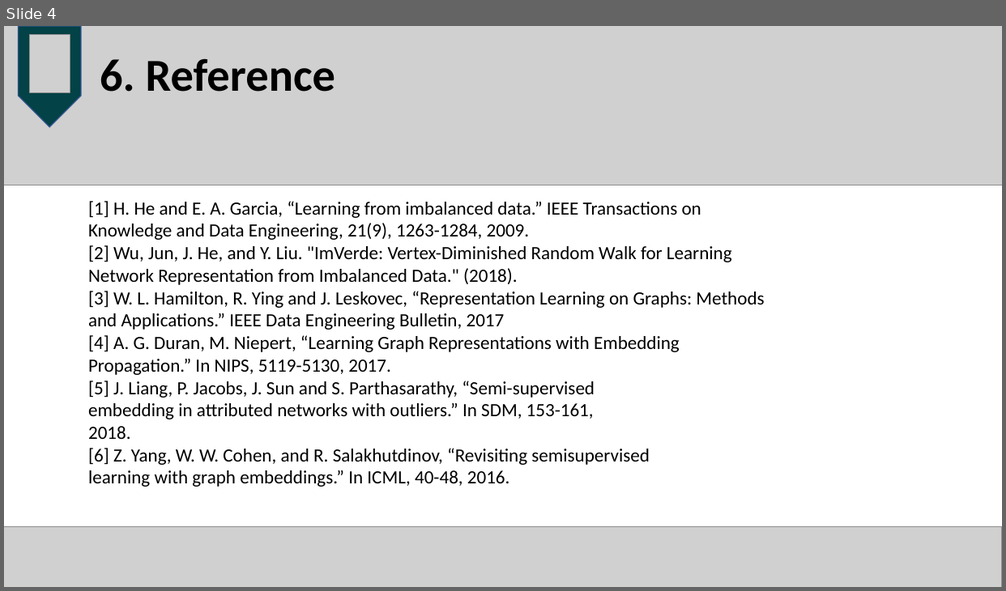
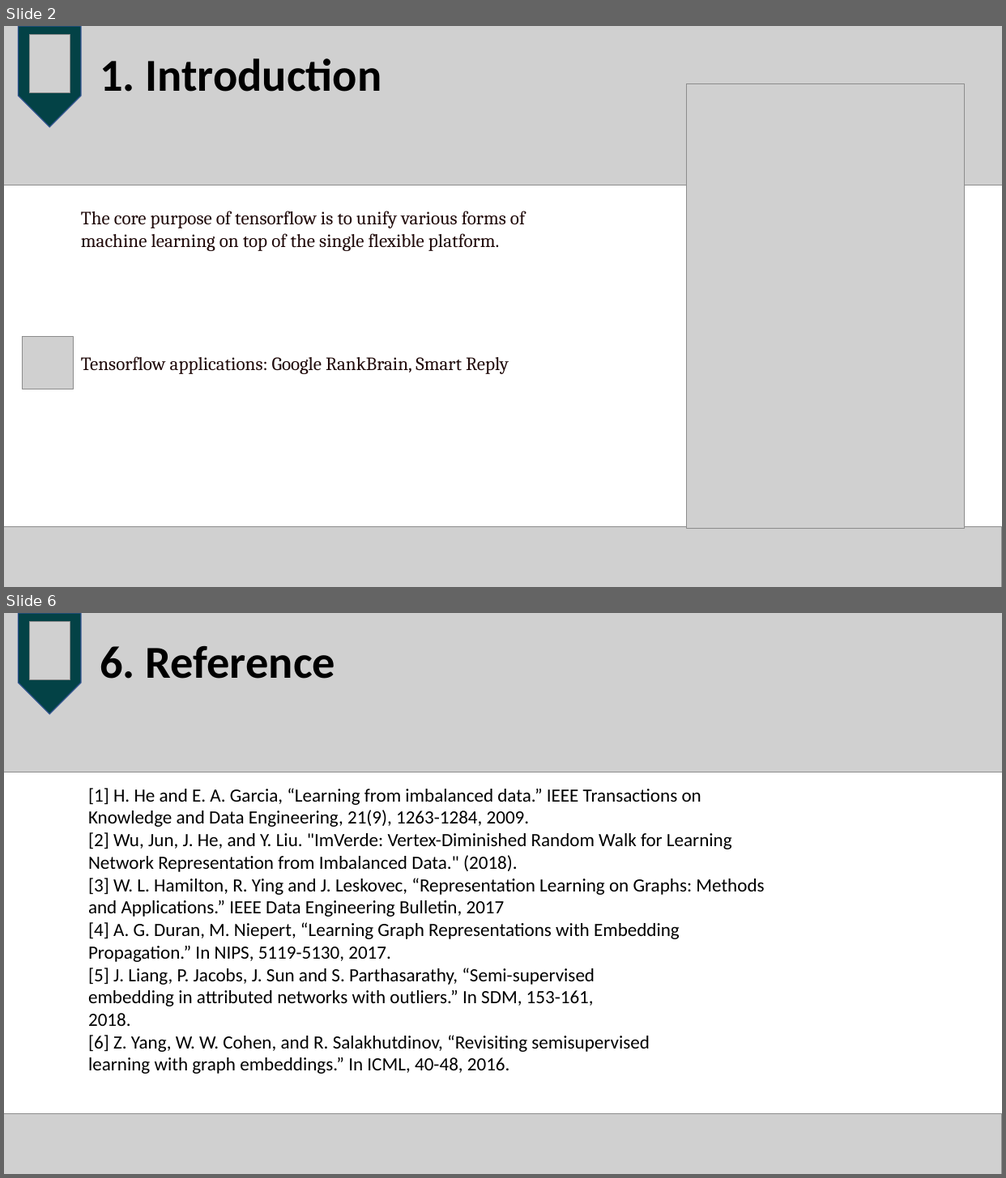
Before and after one commit to coda953/OSproject, a slide deck: tfboys.pptx. Shown one above the other, each under a label of ours: slide 4 before the commit, slides 2 and 6 after it; the slides between them are not shown. The pictures are 1006x591 and 1006x1178 pixels, drawn with LibreOffice and Linux fonts; fonts in the diff are those of the drawing; grey boxes stand for pictures. Boxes give left, top, right and bottom in pixels: in the first picture for what was removed or moved away, otherwise in the second. Text is boxed around its words. In the diff, an @@ line names an element or a change of style, - is before the commit and + after.

```diff
--- a/tfboys.pptx
+++ b/tfboys.pptx
@@ slide 2 added at (x1=4, y1=26, x2=1002, y2=587), background #FFFFFF @@
@@ picture added at (x1=4, y1=26, x2=1002, y2=185) @@
@@ pentagon arrow added at (x1=18, y1=26, x2=81, y2=127), fill #034246, outline #325491 1 pt @@
@@ picture added at (x1=29, y1=34, x2=70, y2=92) @@
@@ title added at (x1=100, y1=58, x2=382, y2=92), 44 pt, text #000000, bold @@
+1. Introduction
@@ picture added at (x1=686, y1=84, x2=965, y2=528) @@
@@ text added at (x1=81, y1=211, x2=525, y2=251), 18 pt, text #1F0909 @@
+The core purpose of tensorflow is to unify various forms of machine learning on top of the single flexible platform.
@@ picture added at (x1=23, y1=337, x2=74, y2=389) @@
@@ text added at (x1=81, y1=356, x2=509, y2=374), 18 pt, text #1F0909 @@
+Tensorflow applications: Google RankBrain, Smart Reply
@@ picture added at (x1=4, y1=527, x2=1002, y2=587) @@
@@ what was slide 4 is now slide 6 @@
```
Also in this commit, not shown: 1 slide changed, 3 other slides added, 2 slides removed, 1 other file.
